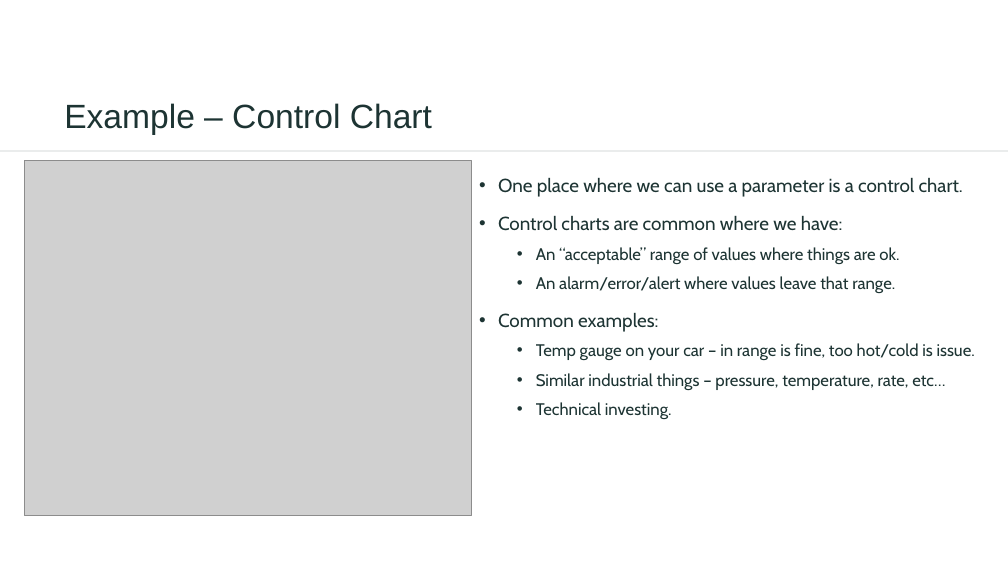
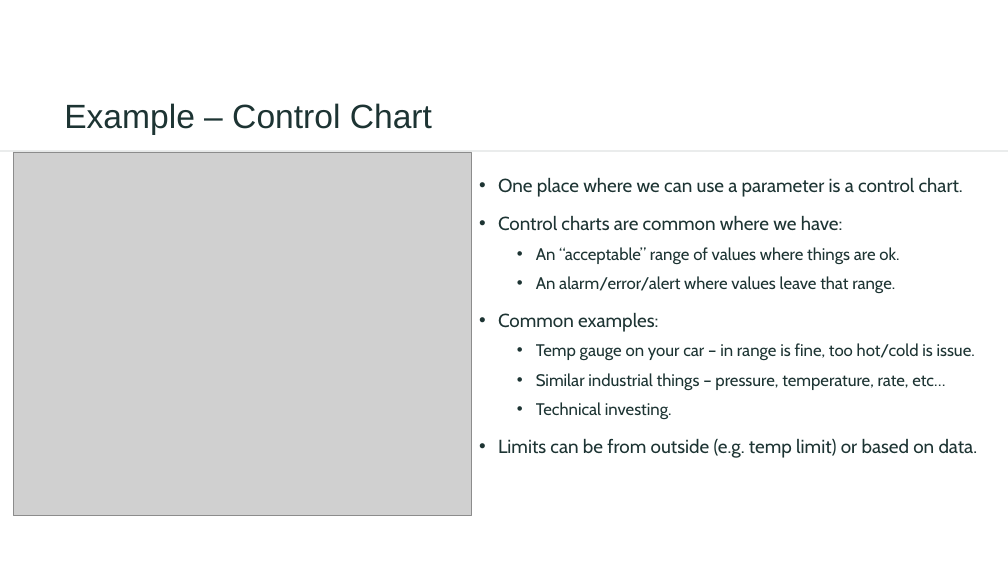
Before and after one commit to AkeemSemper/ml_datasets, a slide deck: slide 8 of slides/009_params_control_waterfall.pptx. Drawn at 1008x567 pixels with LibreOffice and Linux fonts; fonts in the diff are those of the drawing; grey boxes stand for pictures. Boxes give left, top, right and bottom in pixels: in the first picture for what was removed or moved away, otherwise in the second. Text is boxed around its words. In the diff, an @@ line names an element or a change of style, - is before the commit and + after.

```diff
--- a/slides/009_params_control_waterfall.pptx
+++ b/slides/009_params_control_waterfall.pptx
@@ picture: place and size @@
-picture at box(24, 161, 472, 516)
+picture at box(13, 152, 471, 516)
@@ text at box(498, 439, 978, 458): paragraph added @@
+• Limits can be from outside (e.g. temp limit) or based on data.
```
Also in this commit, not shown: 4 other slides changed, 3 slides added, 1 slide removed, 3 other files.
